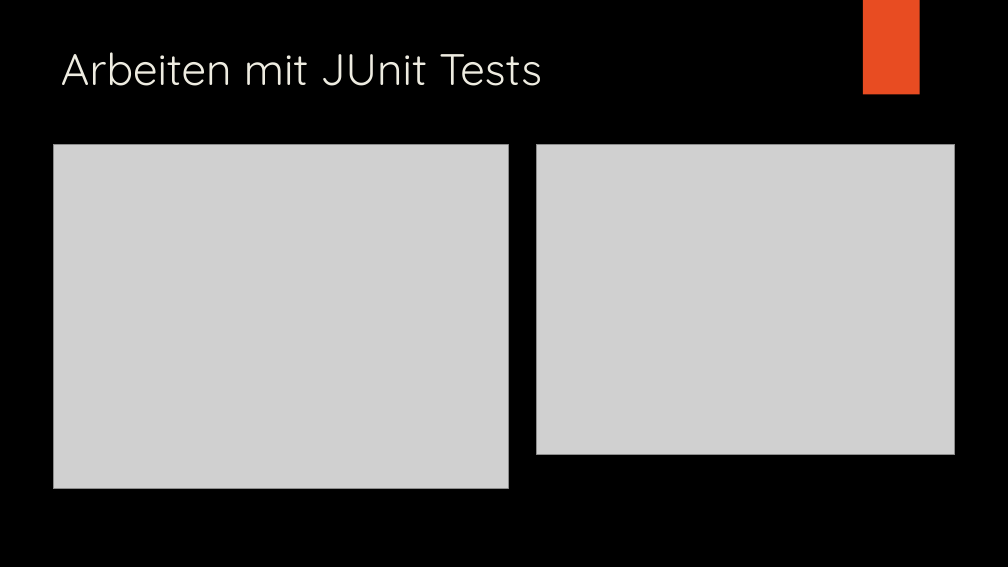
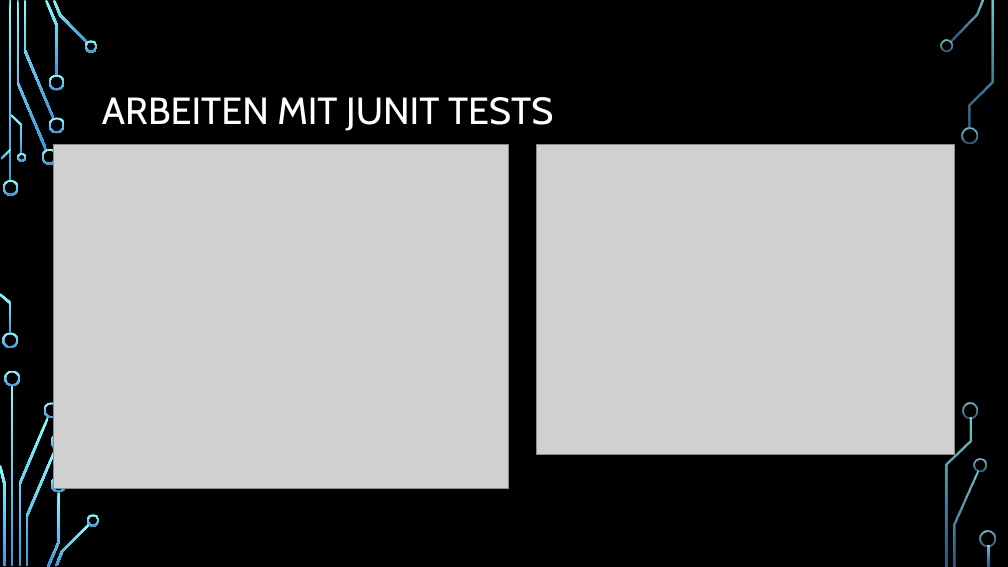
Before and after one commit to Ratnar/Tesint-with-JUnit, a slide deck: slide 10 of Präsentation/Unit testen mit JUnit.pptx (slide 7 before the commit). Drawn at 1008x567 pixels with LibreOffice and Linux fonts; fonts in the diff are those of the drawing; grey boxes stand for pictures; background and template pictures are left out. Boxes give left, top, right and bottom in pixels: in the first picture for what was removed or moved away, otherwise in the second. Text is boxed around its words. In the diff, an @@ line names an element or a change of style, - is before the commit and + after.

```diff
--- a/Präsentation/Unit testen mit JUnit.pptx
+++ b/Präsentation/Unit testen mit JUnit.pptx
@@ rectangle removed at (863,0,920,95) @@
@@ title "ARBEITEN MIT JUNIT TESTS" at (102,97,553,131): vertical alignment top to middle @@
@@ title at (102,97,553,131): text changed; size 42 to 36 pt; font Quicksand to Cabin; text colour #EEECE1 to #FFFFFF @@
-Arbeiten mit JUnit Tests
+ARBEITEN MIT JUNIT TESTS
@@ group added at (0,0,996,567): 33 freeform shapes, 3 rectangles @@
```
Also in this commit, not shown: 9 other slides changed, 8 slides added, 1 slide removed, 8 other files.
